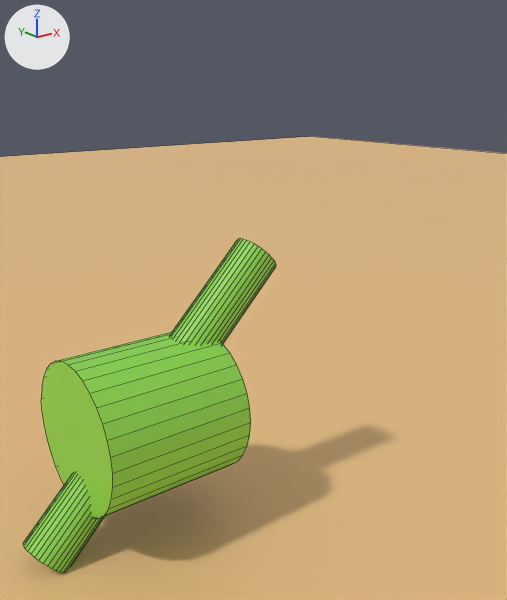
The Blender file get_keypoint.blend as it was, and as the next commit left it.
Rendered twice from a 50 mm camera at (-4.15, -7.49, 5.25) aimed at (1.88, 0.05, 2.23). Arrows for +X, +Y and +Z are at upper left; the lights stay in place. The older version comes first. Mesh edges are drawn as thin lines.
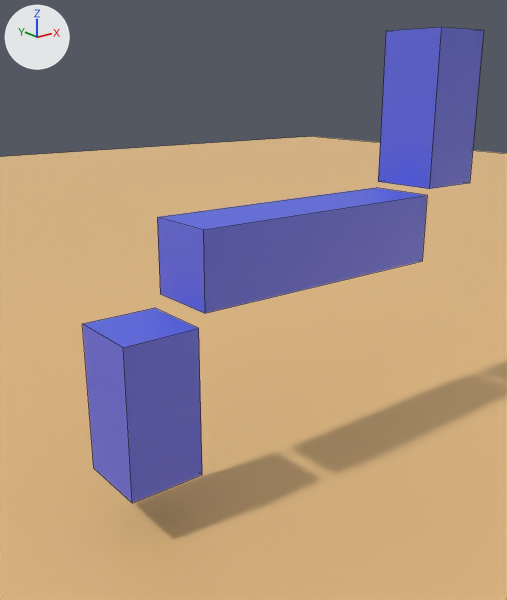
Pixel boxes (x1, y1, x2, y2) of what changed, in the pictures (507 x 600 px):
'Cube', added (blue): after (83, 27, 484, 503)
'Cylinder', deleted (green): before (23, 238, 276, 573)

Diff of the bpy script that builds the scene:
```diff
--- a/get_keypoint.blend.py
+++ b/get_keypoint.blend.py
@@ mat_material_002 @@
+mat_material_002 = principled_material('Material.002')
+mat_material_002.base_color = (0.102, 0.137, 0.801)  # blue #5a67e7
@@ me_cube @@
+me_cube.from_pydata(...)  # a box spanning x -0.53..0.53, y -0.53..0.53, z 0.17..2.27; a box spanning x 0.63..4.93, y -0.53..0.53, z 2.44..3.51; a box spanning x 4.97..6.04, y -0.53..0.53, z 3.61..6.0
+me_cube.materials.append(mat_material_002)  # blue #5a67e7
@@ ob_cylinder @@
-ob_cylinder = bpy.data.objects.new('Cylinder', me_cylinder)
-ob_cylinder.location = (0.0, 0.0, 1.0)
@@ ob_cube @@
+ob_cube = bpy.data.objects.new('Cube', me_cube)
+ob_cube.location = (0.0, 0.0, 0.0)
```
